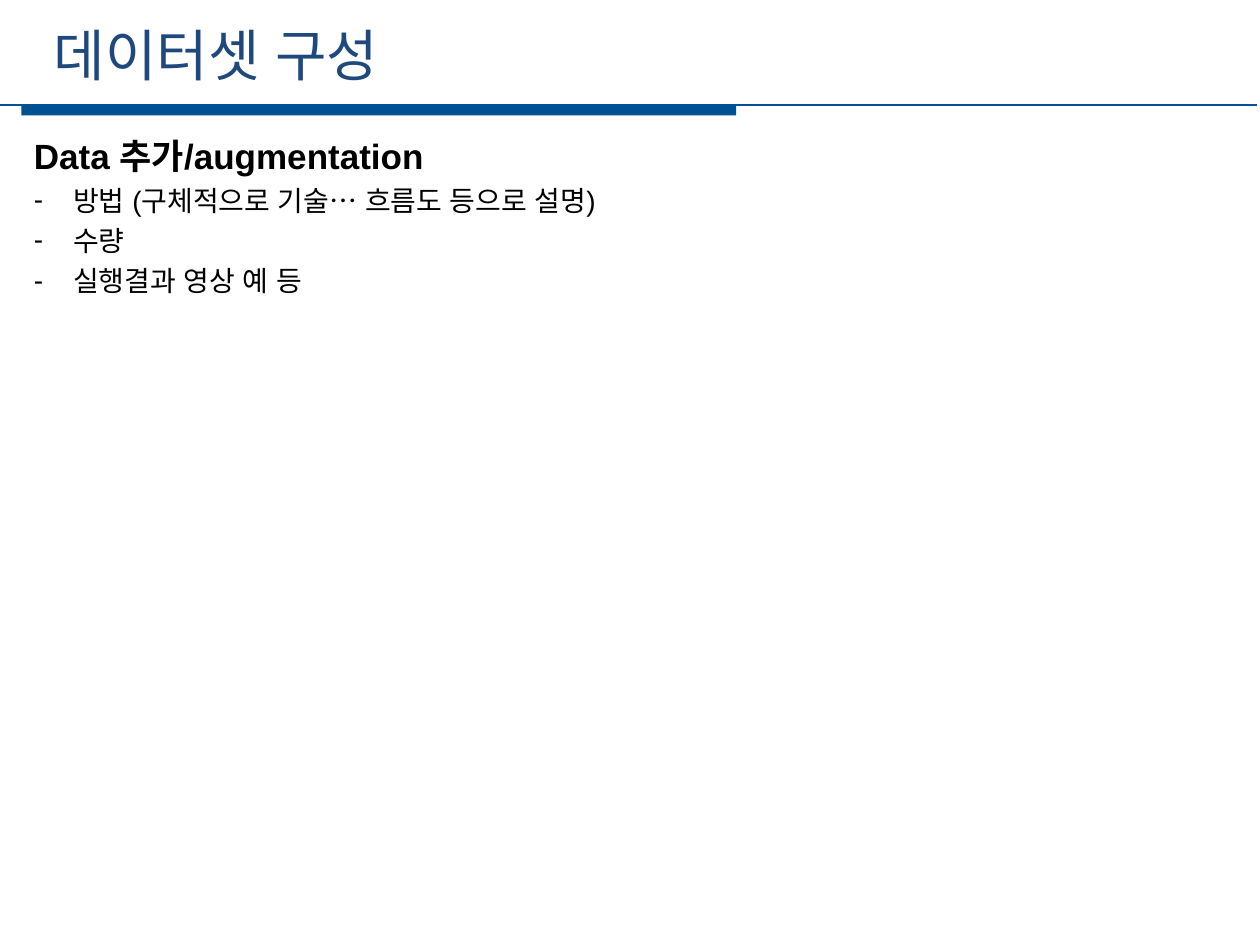
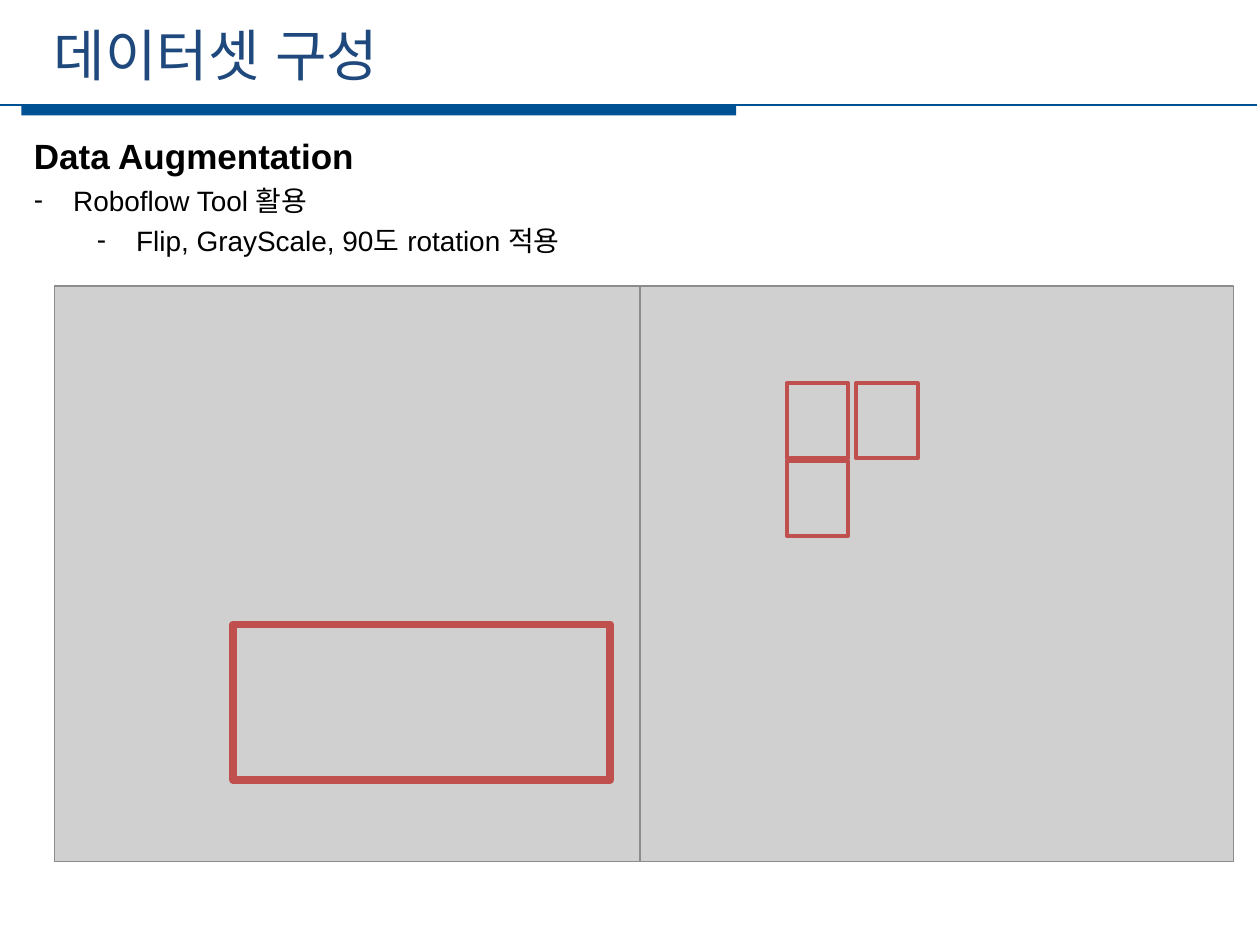
Before and after one commit to jun4879/cbnu_22_1_capstone, a slide deck: slide 6 of final_project/최종 발표/캡스톤 기말 프로젝트 21-6조.pptx (slide 4 before the commit). Drawn at 1260x945 pixels with LibreOffice and Linux fonts; fonts in the diff are those of the drawing; grey boxes stand for pictures. Boxes give left, top, right and bottom in pixels: in the first picture for what was removed or moved away, otherwise in the second. Text is boxed around its words. In the diff, an @@ line names an element or a change of style, - is before the commit and + after.

```diff
--- a/final_project/최종 발표/캡스톤 기말 프로젝트 21-6조.pptx
+++ b/final_project/최종 발표/캡스톤 기말 프로젝트 21-6조.pptx
@@ text at <box>34,143,559,256</box>: text changed @@
-Data 추가/augmentation
-– 방법 (구체적으로 기술… 흐름도 등으로 설명)
-– 수량
-– 실행결과 영상 예 등
+Data Augmentation
+– Roboflow Tool 활용
+  – Flip, GrayScale, 90도 rotation 적용
@@ picture added at <box>54,286,747,862</box> @@
@@ picture added at <box>640,286,1234,862</box> @@
@@ rectangle added at <box>786,383,848,459</box>, outline #C0504D 2.25 pt @@
@@ rectangle added at <box>856,383,917,459</box>, outline #C0504D 2.25 pt @@
@@ rectangle added at <box>786,460,848,536</box>, outline #C0504D 2.25 pt @@
@@ rectangle added at <box>233,625,610,781</box>, outline #C0504D 4.5 pt @@
```
Also in this commit, not shown: 4 other slides changed, 2 slides added, 28 other files.
